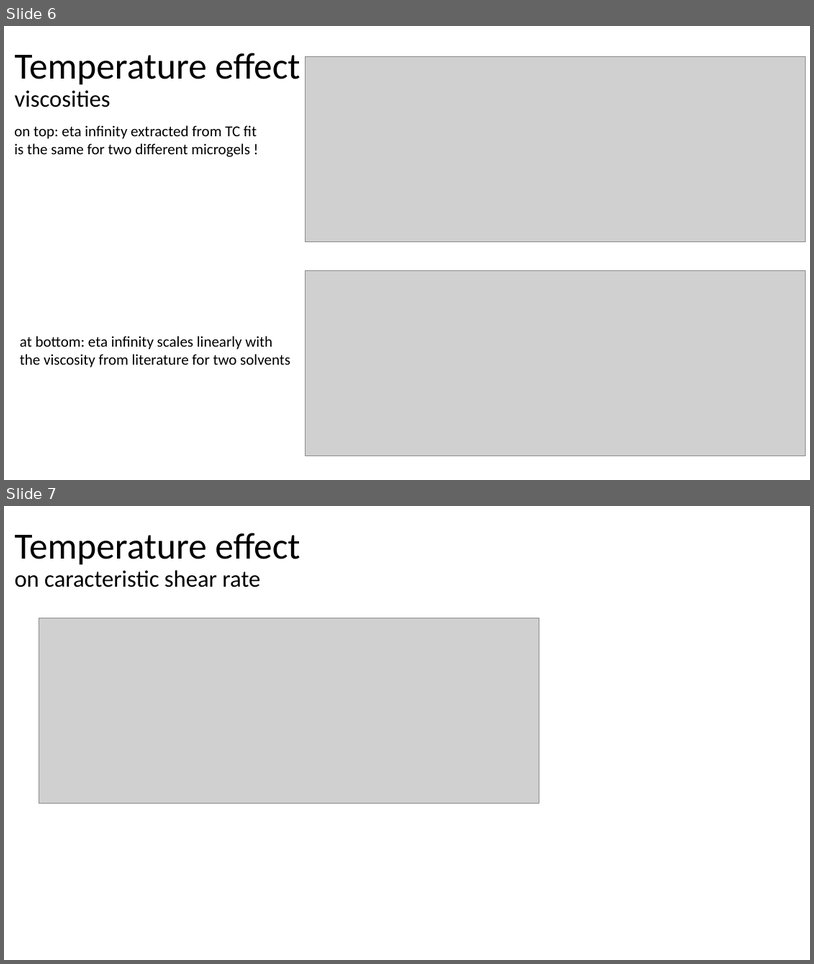
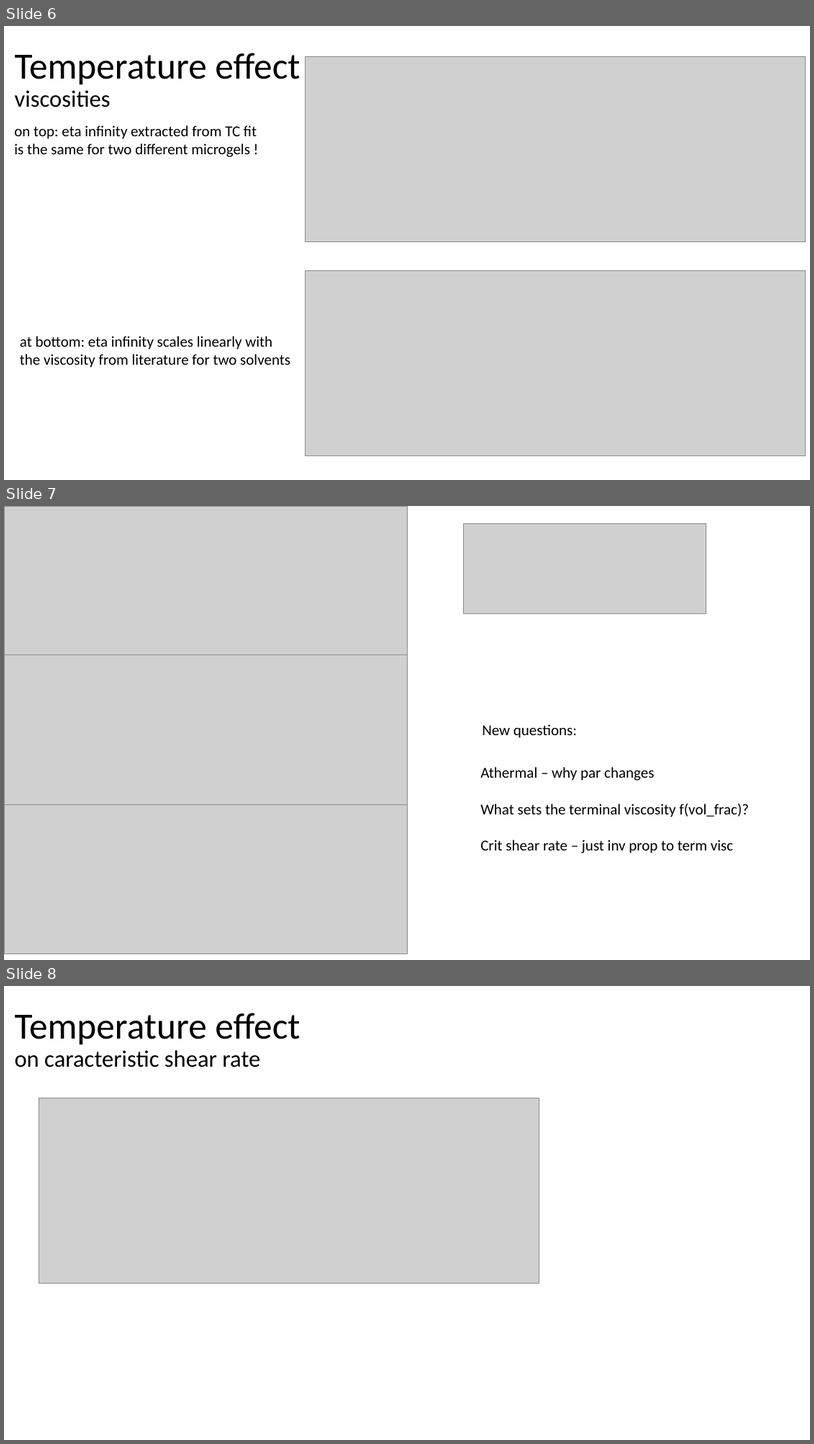
Before and after one commit to ManonMarchand/three_component_model, a slide deck: temperature_effect_on_flow_curves.pptx. Shown one above the other, each under a label of ours: slides 6 and 7 before the commit, slides 6, 7 and 8 after it. The pictures are 814x964 and 814x1444 pixels, drawn with LibreOffice and Linux fonts; fonts in the diff are those of the drawing; grey boxes stand for pictures. Boxes give left, top, right and bottom in pixels: in the first picture for what was removed or moved away, otherwise in the second. Text is boxed around its words. In the diff, an @@ line names an element or a change of style, - is before the commit and + after.

```diff
--- a/temperature_effect_on_flow_curves.pptx
+++ b/temperature_effect_on_flow_curves.pptx
@@ slide 7 added at [4, 506, 810, 960], background #FFFFFF @@
@@ picture added at [4, 506, 407, 656] @@
@@ picture added at [464, 523, 706, 613] @@
@@ picture added at [4, 655, 407, 804] @@
@@ text added at [482, 724, 577, 738], 18 pt, text #000000 @@
+New questions:
@@ text added at [481, 767, 749, 853], 18 pt, text #000000 @@
+Athermal – why par changes
+What sets the terminal viscosity f(vol_frac)?
+Crit shear rate – just inv prop to term visc
@@ picture added at [4, 804, 407, 954] @@
@@ what was slide 7 is now slide 8 @@
```
Also in this commit, not shown: 1 slide changed, 1 other file.
